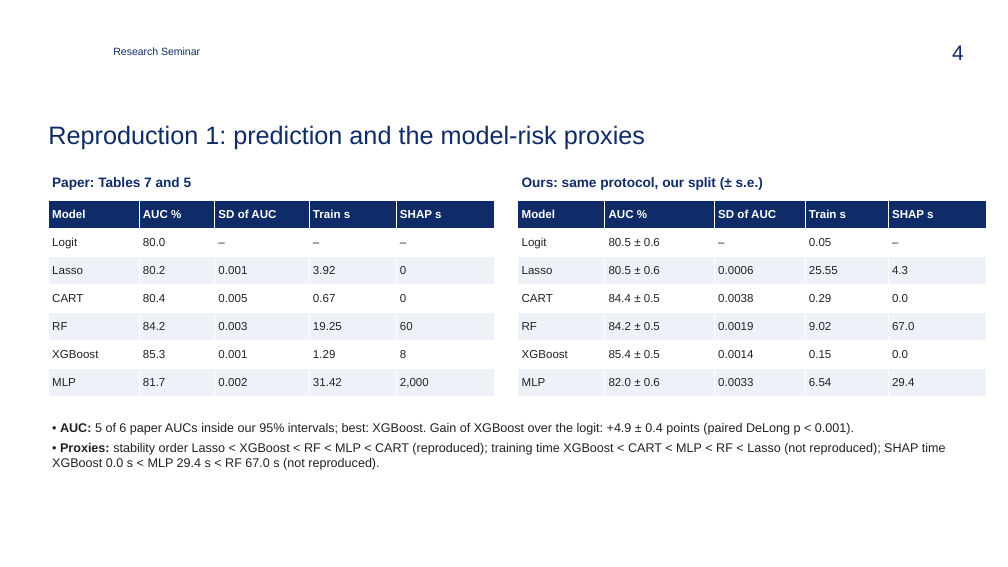
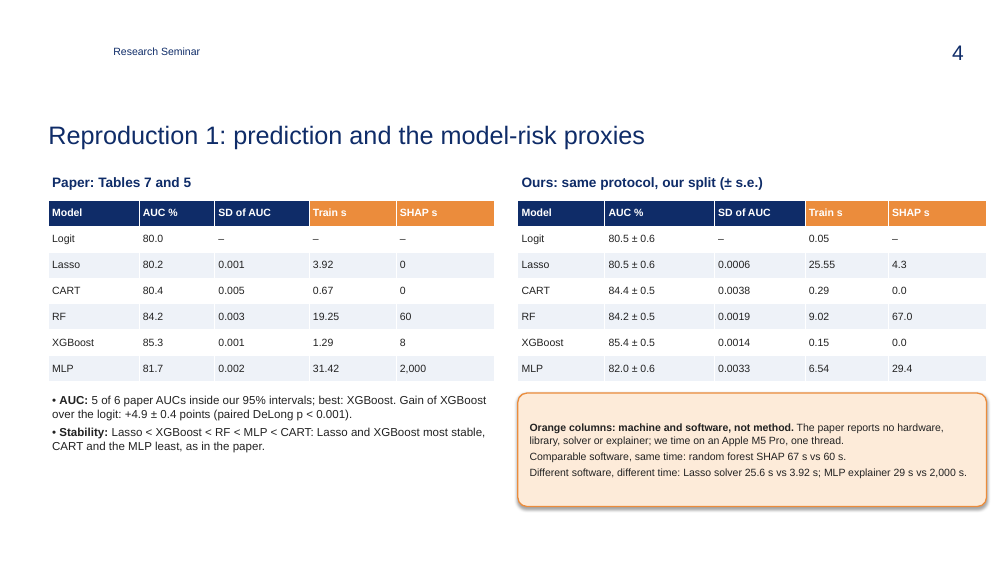
Before and after one commit to zavaz5/ml-model-risk, a slide deck: slide 4 of docs/presentation.pptx. Drawn at 1008x567 pixels with LibreOffice and Linux fonts; fonts in the diff are those of the drawing; background and template pictures are left out. Boxes give left, top, right and bottom in pixels: in the first picture for what was removed or moved away, otherwise in the second. Text is boxed around its words. In the diff, an @@ line names an element or a change of style, - is before the commit and + after.

Commit message:
Drop the verdict scorecard slide; mark machine-dependent results where they are shown
At the team's request the deck has no reproduced / not-reproduced slide (the
README keeps the verdicts). Training and SHAP times, which differ from the
paper because of hardware and software rather than the method, are marked in
orange on the slide that shows them, with the evidence: comparable software
gives comparable times (random-forest SHAP), different software does not.

```diff
--- a/docs/presentation.pptx
+++ b/docs/presentation.pptx
@@ table at [48,200,495,382] @@
@@ fill #0F2C68 to #EB8C3C in 2 cells @@
@@ size 11 to 10 pt @@
@@ table at [518,200,987,382] @@
@@ fill #0F2C68 to #EB8C3C in 2 cells @@
@@ size 11 to 10 pt @@
@@ text "• AUC: 5 of 6 ...": place and size @@
-text "• AUC: 5 of 6 ..." at [52,423,946,470]
+text "• AUC: 5 of 6 ..." at [52,395,486,453]
@@ text at [52,395,486,421]: size 12 to 11 pt in "• AUC: 5 of 6 paper AUCs ..."; less space between paragraphs @@
@@ rounded rectangle added at [518,393,987,507], fill #FDEBD9, outline #EB8C3C 1.25 pt, 10 pt, text #222222 @@
+Orange columns: machine and software, not method. The paper reports no hardware, library, solver or explainer; we time on an Apple M5 Pro, one thread.
+Comparable software, same time: random forest SHAP 67 s vs 60 s.
+Different software, different time: Lasso solver 25.6 s vs 3.92 s; MLP explainer 29 s vs 2,000 s.
@@ text at [52,427,485,453]: text changed; size 12 to 11 pt @@
-• Proxies: stability order Lasso < XGBoost < RF < MLP < CART (reproduced); training time XGBoost < CART < MLP < RF < Lasso (not reproduced); SHAP time XGBoost 0.0 s < MLP 29.4 s < RF 67.0 s (not reproduced).
+• Stability: Lasso < XGBoost < RF < MLP < CART: Lasso and XGBoost most stable, CART and the MLP least, as in the paper.
```
Also in this commit, not shown: 3 other slides changed, 1 slide removed, 7 other files.
